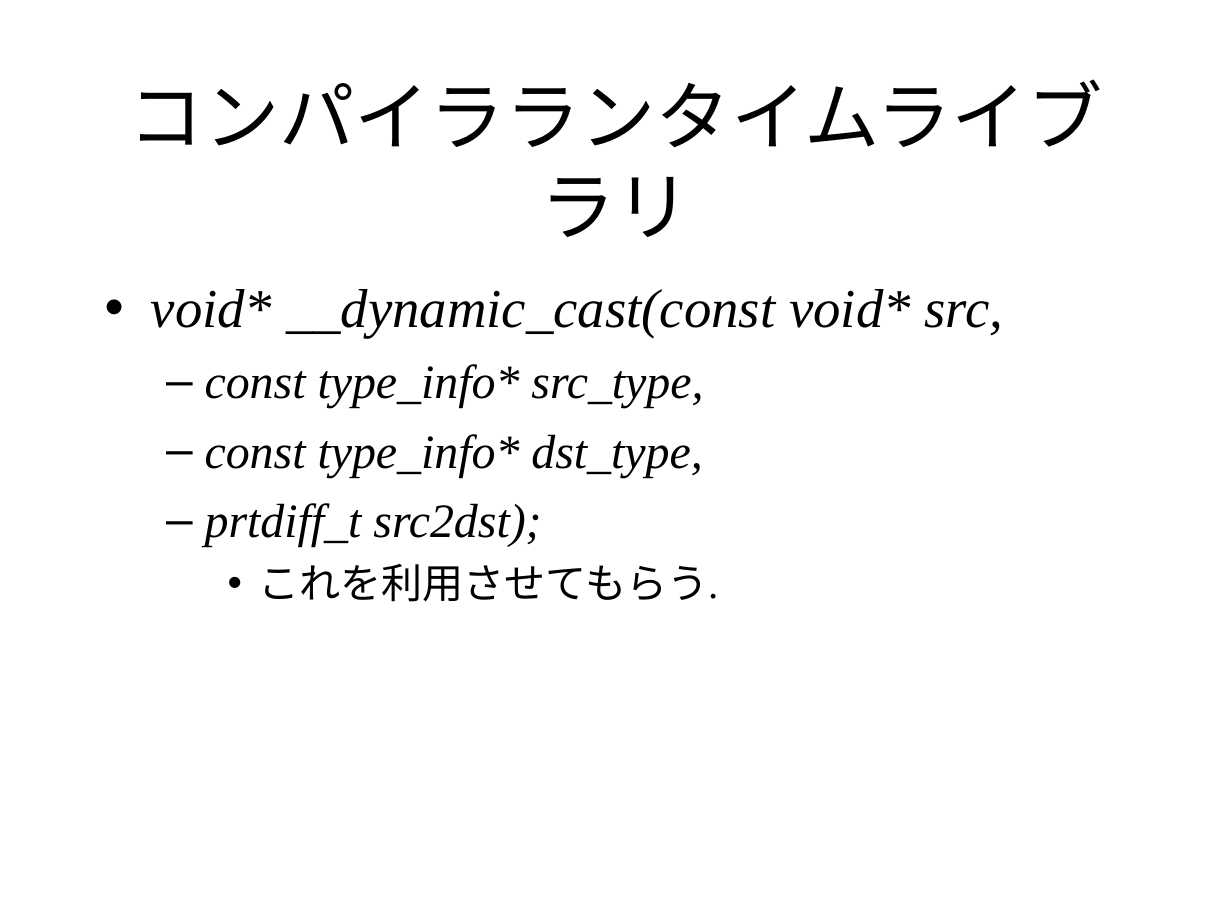
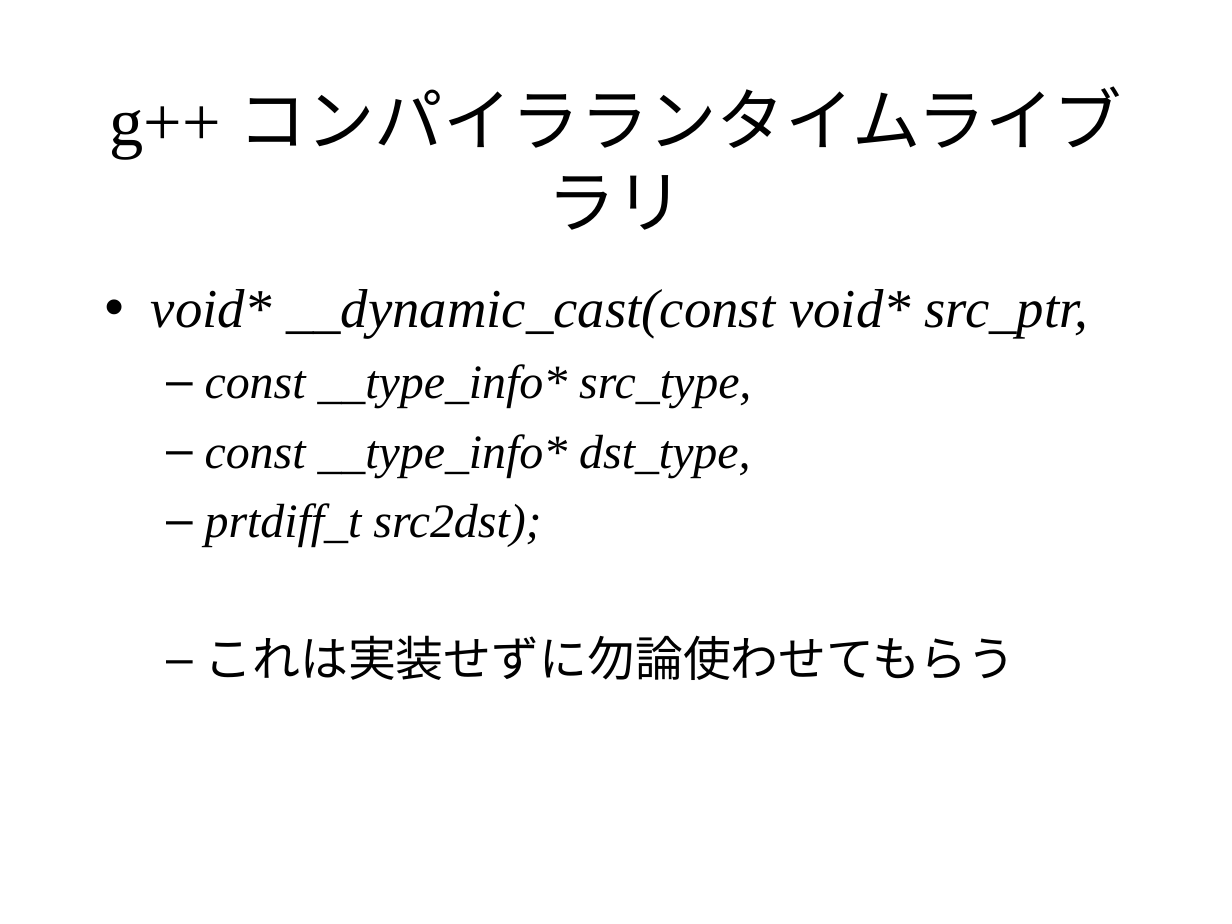
Before and after one commit to KeiHasegawa/cxx_doc, a slide deck: slide 2 of 29_dynamic_cast.ppt. Drawn at 1232x924 pixels with LibreOffice and Linux fonts; fonts in the diff are those of the drawing. Boxes give left, top, right and bottom in pixels: in the first picture for what was removed or moved away, otherwise in the second. Text is boxed around its words. In the diff, an @@ line names an element or a change of style, - is before the commit and + after.

```diff
--- a/29_dynamic_cast.ppt
+++ b/29_dynamic_cast.ppt
@@ title at bbox=[110, 86, 1122, 230]: text changed; size 44 to 40 pt @@
-コンパイラランタイムライブラリ
+g++ コンパイラランタイムライブラリ
@@ text at bbox=[151, 289, 1088, 478]: text changed @@
-• void* __dynamic_cast(const void* src,
-  – const type_info* src_type,
-  – const type_info* dst_type,
+• void* __dynamic_cast(const void* src_ptr,
+  – const __type_info* src_type,
+  – const __type_info* dst_type,
@@ text at bbox=[205, 635, 1016, 680]: text changed; size 24 to 28 pt @@
-    • これを利用させてもらう.
+  – これは実装せずに勿論使わせてもらう
```
Also in this commit, not shown: 1 other slide changed, 6 slides added, 3 other files.
